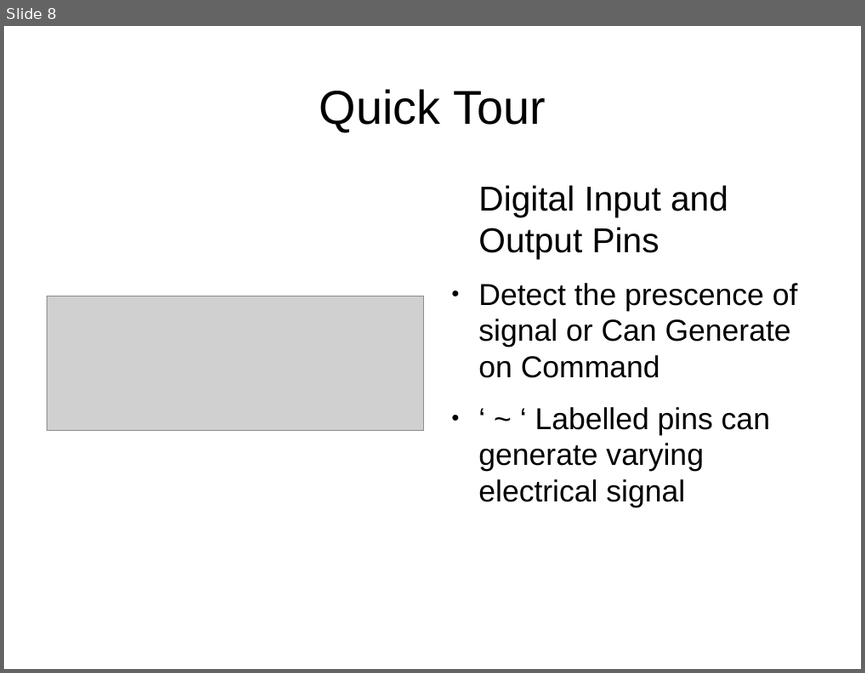
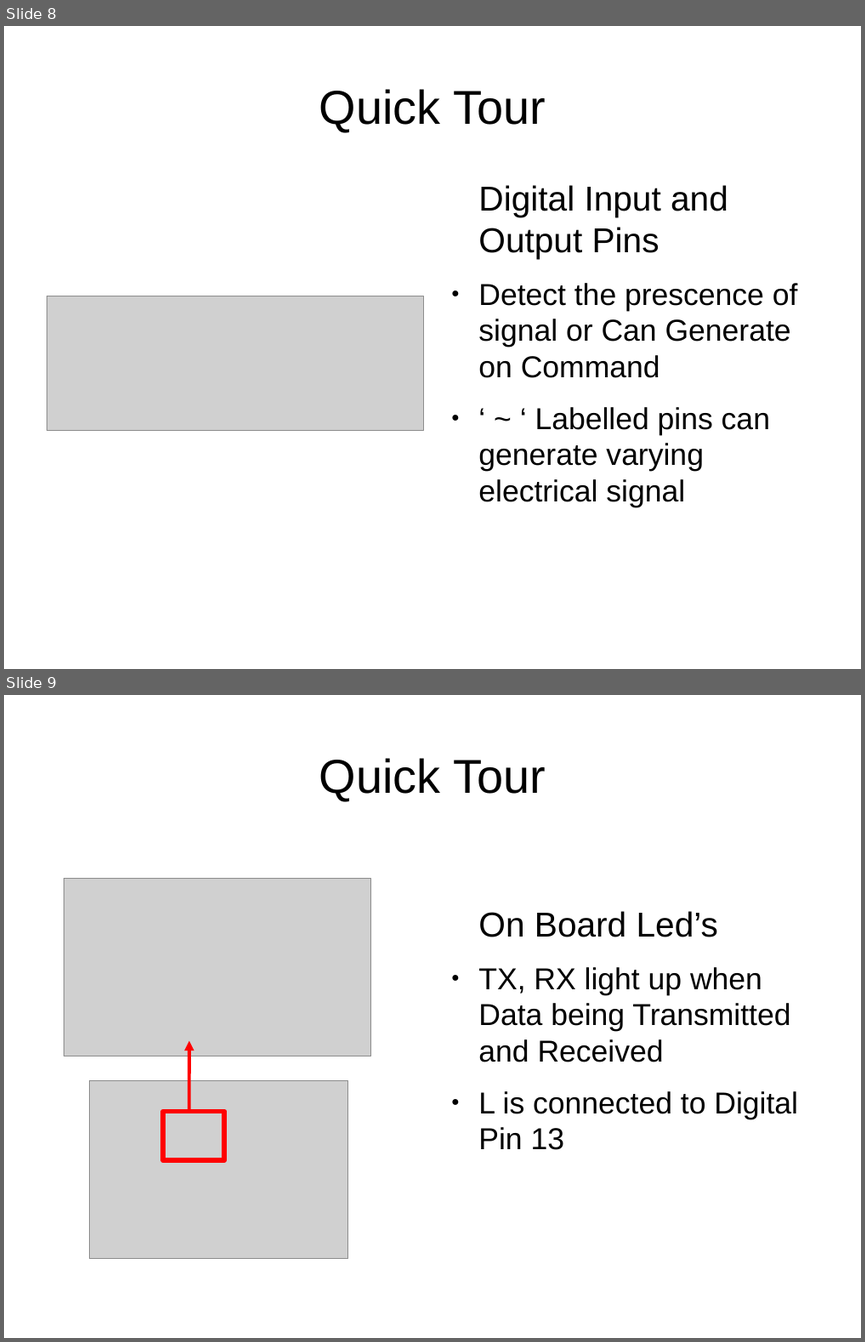
Before and after one commit to dhayanithivijayan/LearnIt, a slide deck: Arduino/Module_1.odp. Shown one above the other, each under a label of ours: slide 8 before the commit, slides 8 and 9 after it. The pictures are 865x673 and 865x1342 pixels, drawn with LibreOffice and Linux fonts; fonts in the diff are those of the drawing; grey boxes stand for pictures. Boxes give left, top, right and bottom in pixels: in the first picture for what was removed or moved away, otherwise in the second. Text is boxed around its words. In the diff, an @@ line names an element or a change of style, - is before the commit and + after.

Commit message:
completed Quick Tour

```diff
--- a/Arduino/Module_1.odp
+++ b/Arduino/Module_1.odp
@@ slide 9 added at <box>4,695,861,1338</box>, background #FFFFFF @@
@@ title added at <box>319,758,545,801</box>, 44 pt, text #000000 @@
+Quick Tour
@@ picture added at <box>64,879,372,1056</box> @@
@@ text added at <box>478,911,798,1150</box>, 28 pt, text #000000 @@
+On Board Led’s
+● TX, RX light up when Data being Transmitted and Received
+● L is connected to Digital Pin 13
@@ arrow added from (189, 1110) to (189, 1041), #FF0000 3 pt @@
@@ picture added at <box>90,1081,347,1259</box> @@
@@ rectangle added at <box>164,1111,225,1160</box>, outline #FF0000 4.51 pt @@
```
Also in this commit, not shown: 1 other file.
